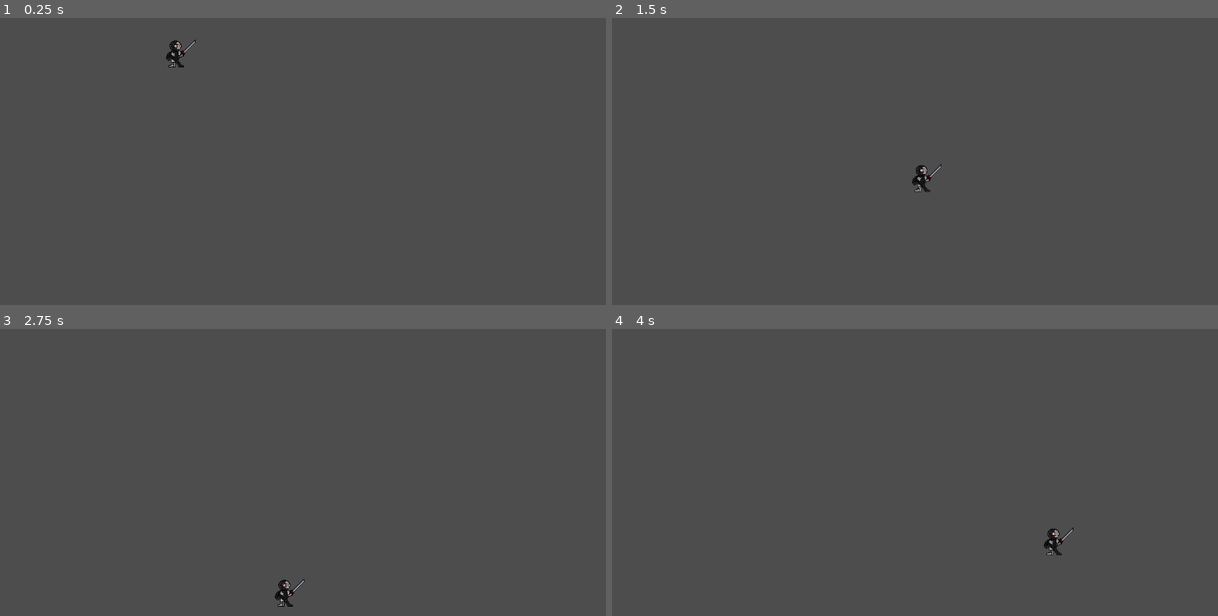
Above: before the commit, frames 1-4 (two rows, left to right).
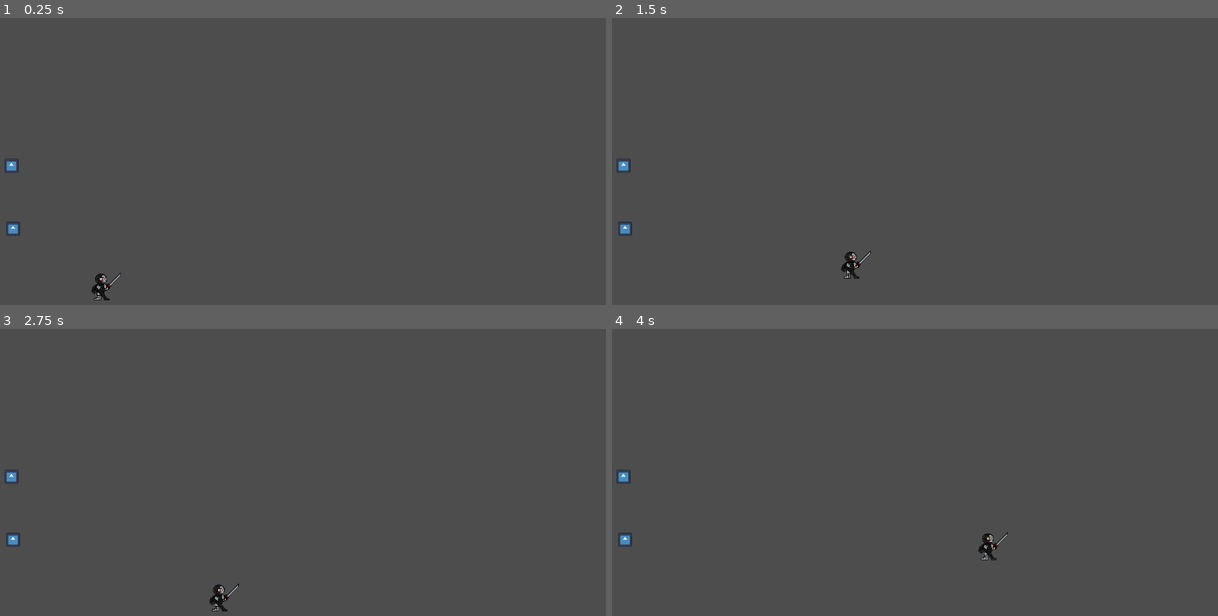
Above: after the commit, the same moments.

Repository: pa3cius/Flucks
Game: Godot game, scene res://assets/scenes/Test.tscn
The game is run twice, just before and just after one commit, with the same random seed, the same clock (stepped at 60 frames per second) and the same inputs. The engine's default icon, where the game draws it, is replaced by a stand-in: a white triangle on a blue panel in a dark square.
Inputs:
- Up to frame 1 (0.25 s): no input
- Up to frame 2 (1.5 s): hold D (player_right) from 0.53 s (still down); tap Shift (player_dash) at 0.6, 1.35 s; tap Space (player_jump) at 0.77 s
- Up to frame 3 (2.75 s): tap Space (player_jump) at 1.52 s; release D (player_right) at 2.03 s; hold A (player_left) from 2.03 s (still down); tap Shift (player_dash) at 2.1 s
- Up to frame 4 (4 s): release A (player_left) at 2.78 s; hold D (player_right) from 2.78 s (still down); tap Shift (player_dash) at 2.85, 3.6 s; tap Space (player_jump) at 3.02, 3.77 s

The runs differ from the first frame. In frame 1, 0.5% of the frame differs, in the area x 0-33%, y 7-99%; in frame 2, 0.5%, in the area x 0-55%, y 48-91%; in frame 3, 0.5%; in frame 4, 0.5%.

Commit message:
working on time

Diff:
--- /dev/null
+++ b/assets/scenes/SlowTimeBubble.tscn
@@ -0,0 +1,23 @@
+[gd_scene load_steps=3 format=3 uid="uid://cuwkedby3ullm"]
+
+[ext_resource type="Script" path="res://src/SlowTimeBubble.gd" id="1_q4xly"]
+
+[sub_resource type="CircleShape2D" id="CircleShape2D_e2jia"]
+radius = 330.151
+
+[node name="SlowTimeBubble" type="StaticBody2D"]
+collision_layer = 4
+collision_mask = 11
+script = ExtResource("1_q4xly")
+
+[node name="Area2D" type="Area2D" parent="."]
+collision_layer = 4
+collision_mask = 11
+
+[node name="CollisionShape2D" type="CollisionShape2D" parent="Area2D"]
+shape = SubResource("CircleShape2D_e2jia")
+
+[connection signal="area_entered" from="Area2D" to="." method="_on_area_2d_body_entered"]
+[connection signal="area_exited" from="Area2D" to="." method="_on_area_2d_body_exited"]
+[connection signal="body_entered" from="Area2D" to="." method="_on_area_2d_body_entered"]
+[connection signal="body_exited" from="Area2D" to="." method="_on_area_2d_body_exited"]
--- a/assets/scenes/Test.tscn
+++ b/assets/scenes/Test.tscn
@@ -1,19 +1,31 @@
-[gd_scene load_steps=3 format=3 uid="uid://cnexay4qgynsd"]
+[gd_scene load_steps=5 format=3 uid="uid://cnexay4qgynsd"]
 
 [ext_resource type="PackedScene" uid="uid://vb23ciu5eegh" path="res://assets/scenes/Player.tscn" id="1_n1p1h"]
+[ext_resource type="PackedScene" uid="uid://orrmxpo0r5ha" path="res://assets/scenes/TestBulletShidder.tscn" id="2_0vqft"]
+[ext_resource type="PackedScene" uid="uid://cuwkedby3ullm" path="res://assets/scenes/SlowTimeBubble.tscn" id="3_a6dpx"]
 
 [sub_resource type="RectangleShape2D" id="RectangleShape2D_f6iw8"]
-size = Vector2(4752, 9)
+size = Vector2(7309, 48)
 
 [node name="Node2D" type="Node2D"]
+
+[node name="CharacterBody2D" parent="." instance=ExtResource("1_n1p1h")]
+position = Vector2(221, 568)
 
 [node name="StaticBody2D" type="StaticBody2D" parent="."]
 collision_layer = 4
 collision_mask = 3
 
 [node name="CollisionShape2D" type="CollisionShape2D" parent="StaticBody2D"]
-position = Vector2(701, 595.5)
+position = Vector2(1675.5, 624)
 shape = SubResource("RectangleShape2D_f6iw8")
 
-[node name="CharacterBody2D" parent="." instance=ExtResource("1_n1p1h")]
-position = Vector2(360, 104)
+[node name="TestBulletShidder" parent="." instance=ExtResource("2_0vqft")]
+position = Vector2(46, 465)
+
+[node name="TestBulletShidder2" parent="." instance=ExtResource("2_0vqft")]
+position = Vector2(43, 347)
+
+[node name="SlowTimeBubble" parent="." instance=ExtResource("3_a6dpx")]
+position = Vector2(614, 716)
+collision_mask = 15
--- /dev/null
+++ b/assets/scenes/TestBullet.tscn
@@ -0,0 +1,18 @@
+[gd_scene load_steps=4 format=3 uid="uid://jm1y1h1t0ami"]
+
+[ext_resource type="Script" path="res://src/TestBullet.gd" id="1_hbqqe"]
+[ext_resource type="PackedScene" uid="uid://lsvbwp72122m" path="res://assets/scenes/TimeFlowComponent.tscn" id="2_ol8ll"]
+
+[sub_resource type="CircleShape2D" id="CircleShape2D_fhs7f"]
+
+[node name="Bullet" type="Area2D" node_paths=PackedStringArray("time_flow_component") groups=["time_puppet"]]
+collision_layer = 8
+collision_mask = 15
+script = ExtResource("1_hbqqe")
+speed = 200.0
+time_flow_component = NodePath("TimeFlowComponent")
+
+[node name="CollisionShape2D" type="CollisionShape2D" parent="."]
+shape = SubResource("CircleShape2D_fhs7f")
+
+[node name="TimeFlowComponent" parent="." instance=ExtResource("2_ol8ll")]
--- /dev/null
+++ b/assets/scenes/TestBulletShidder.tscn
@@ -0,0 +1,19 @@
+[gd_scene load_steps=5 format=3 uid="uid://orrmxpo0r5ha"]
+
+[ext_resource type="Script" path="res://src/TestBulletShidder.gd" id="1_66acw"]
+[ext_resource type="PackedScene" uid="uid://jm1y1h1t0ami" path="res://assets/scenes/TestBullet.tscn" id="2_qfp7v"]
+[ext_resource type="PackedScene" uid="uid://lsvbwp72122m" path="res://assets/scenes/TimeFlowComponent.tscn" id="3_fqxps"]
+[ext_resource type="Texture2D" uid="uid://b84k3ehkxam10" path="res://icon.svg" id="4_ycv45"]
+
+[node name="TestBulletShidder" type="Node2D" node_paths=PackedStringArray("time_flow_component") groups=["time_puppet"]]
+script = ExtResource("1_66acw")
+bullet = ExtResource("2_qfp7v")
+time_flow_component = NodePath("TimeFlowComponent")
+
+[node name="TimeFlowComponent" parent="." instance=ExtResource("3_fqxps")]
+
+[node name="Sprite2D" type="Sprite2D" parent="."]
+scale = Vector2(0.207031, 0.205113)
+texture = ExtResource("4_ycv45")
+
+[connection signal="time_flow_changed" from="TimeFlowComponent" to="." method="_on_time_flow_component_time_flow_changed"]
--- /dev/null
+++ b/assets/scenes/TimeControlComponent.tscn
@@ -0,0 +1,6 @@
+[gd_scene load_steps=2 format=3 uid="uid://bqk7dvf5t16rk"]
+
+[ext_resource type="Script" path="res://src/TimeControlComponent.gd" id="1_nkphm"]
+
+[node name="TimeControlComponent" type="Node"]
+script = ExtResource("1_nkphm")
--- /dev/null
+++ b/assets/scenes/TimeFlowComponent.tscn
@@ -0,0 +1,6 @@
+[gd_scene load_steps=2 format=3 uid="uid://lsvbwp72122m"]
+
+[ext_resource type="Script" path="res://src/TimeFlowComponent.gd" id="1_pr8sw"]
+
+[node name="TimeFlowComponent" type="Node"]
+script = ExtResource("1_pr8sw")
--- a/project.godot
+++ b/project.godot
@@ -15,10 +15,19 @@
 config/features=PackedStringArray("4.3", "Forward Plus")
 config/icon="res://icon.svg"
 
+[autoload]
+
+TimeControlComponent="*res://src/TimeControlComponent.gd"
+
 [editor]
 
 version_control/plugin_name="GitPlugin"
 version_control/autoload_on_startup=true
+
+[global_group]
+
+time_puppet="all things that should have their time flow changed"
+player="kinda self explanatory init"
 
 [input]
 
--- a/src/Player.gd
+++ b/src/Player.gd
@@ -26,8 +26,10 @@
 func _ready() -> void:
 	state_machine.set_initial_state(states_dict[player_states.PLAYERAIRBORNESTATE])
 
-#func _process(delta: float) -> void:
-	#print()
+func _process(delta: float) -> void:
+	var time_change := Input.get_axis("ui_down", "ui_up")
+	if time_change:
+		TimeControlComponent.global_time_flow_multiplier += time_change * 0.01
 
 
 func get_state_enum() -> Dictionary:
--- /dev/null
+++ b/src/SlowTimeBubble.gd
@@ -0,0 +1,16 @@
+extends StaticBody2D
+
+
+func _on_area_2d_body_entered(body: Node2D) -> void:
+	print(body.is_in_group("time_puppet"))
+	if body.is_in_group("time_puppet"):
+		body.get_node("TimeFlowComponent").slow_down()
+	if body.is_in_group("player"):
+		body.get_node("TimeControlComponent").global_speed_up()
+
+
+func _on_area_2d_body_exited(body: Node2D) -> void:
+	if body.is_in_group("time_puppet"):
+		body.get_node("TimeFlowComponent").speed_up()
+	if body.is_in_group("player"):
+		body.get_node("TimeControlComponent").global_slow_down()
--- /dev/null
+++ b/src/TestBullet.gd
@@ -0,0 +1,8 @@
+extends Area2D
+
+@export var speed : float
+@export var time_flow_component : TimeFlowComponent
+
+# Called every frame. 'delta' is the elapsed time since the previous frame.
+func _physics_process(delta: float) -> void:
+	position.x += speed * delta * time_flow_component.time_flow
--- /dev/null
+++ b/src/TestBulletShidder.gd
@@ -0,0 +1,26 @@
+extends Node2D
+
+@export var bullet: PackedScene
+@export var time_flow_component: TimeFlowComponent
+var timer: Timer
+var base_wait_time: float = 1.0  # Base wait time for the timer
+var new_wait_time : float = base_wait_time
+
+func _ready() -> void:
+	# Create and configure the timer
+	timer = Timer.new()
+	timer.autostart = true
+	timer.wait_time = base_wait_time
+	timer.timeout.connect(self._on_timer_timeout)
+	add_child(timer)
+	timer.start()
+
+func _on_time_flow_component_time_flow_changed() -> void:
+	new_wait_time = base_wait_time / time_flow_component.time_flow
+	timer.wait_time = timer.time_left / time_flow_component.time_change
+	timer.start()  # Restart the timer to apply changes
+
+func _on_timer_timeout() -> void:
+	timer.wait_time = new_wait_time
+	add_child(bullet.instantiate())
+	timer.start()
--- /dev/null
+++ b/src/TimeControlComponent.gd
@@ -0,0 +1,17 @@
+extends Node
+
+signal global_time_change(time_flow : float, time_delta : float)
+
+var global_time_flow_multiplier : float = 1:
+	set(new_val):
+		global_time_delta = new_val / global_time_flow_multiplier
+		global_time_flow_multiplier = new_val
+		global_time_change.emit(global_time_flow_multiplier, global_time_delta)
+var global_time_delta := 1.0
+
+func global_slow_down() -> void:
+	TimeControlComponent.global_time_flow_multiplier /= 2
+
+
+func global_speed_up() -> void:
+	TimeControlComponent.global_time_flow_multiplier *= 2
--- /dev/null
+++ b/src/TimeFlowComponent.gd
@@ -0,0 +1,26 @@
+class_name TimeFlowComponent extends Node
+
+signal time_flow_changed
+
+var time_flow = TimeControlComponent.global_time_flow_multiplier:
+	set(new_val):
+		time_change = new_val / time_flow
+		time_flow = time_flow * time_change
+		time_flow_changed.emit()
+
+var time_change := 1.0
+
+func _ready() -> void:
+	TimeControlComponent.global_time_change.connect(self._on_global_time_change)
+
+
+func slow_down() -> void:
+	self.time_flow/=2
+
+
+func speed_up() -> void:
+	self.time_flow*=2
+
+
+func _on_global_time_change(global_time_flow : float, _time_change : float) -> void:
+	self.time_flow = global_time_flow
Not shown: 1 places in assets/scenes/player_dashing_state.tscn that only renumber resources
